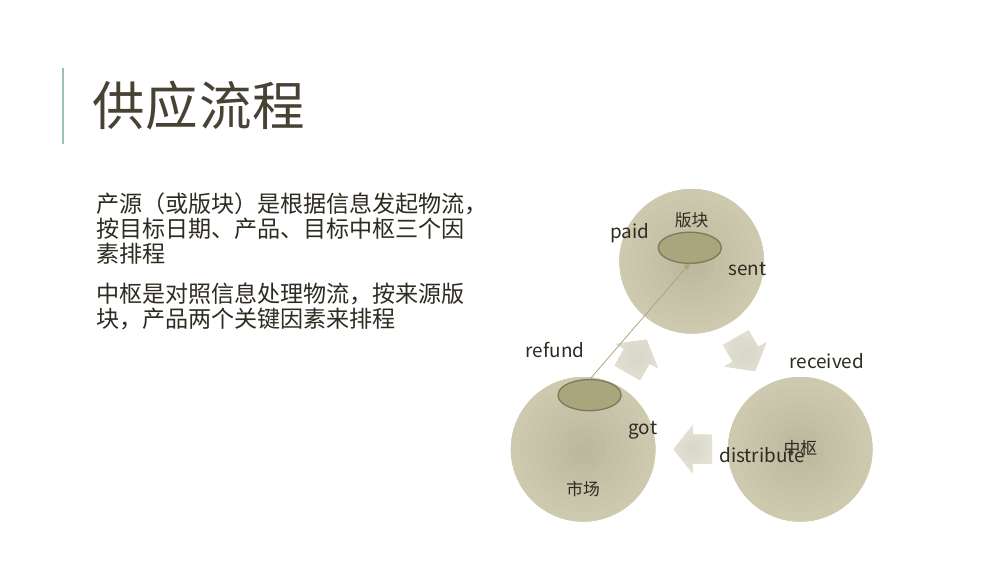
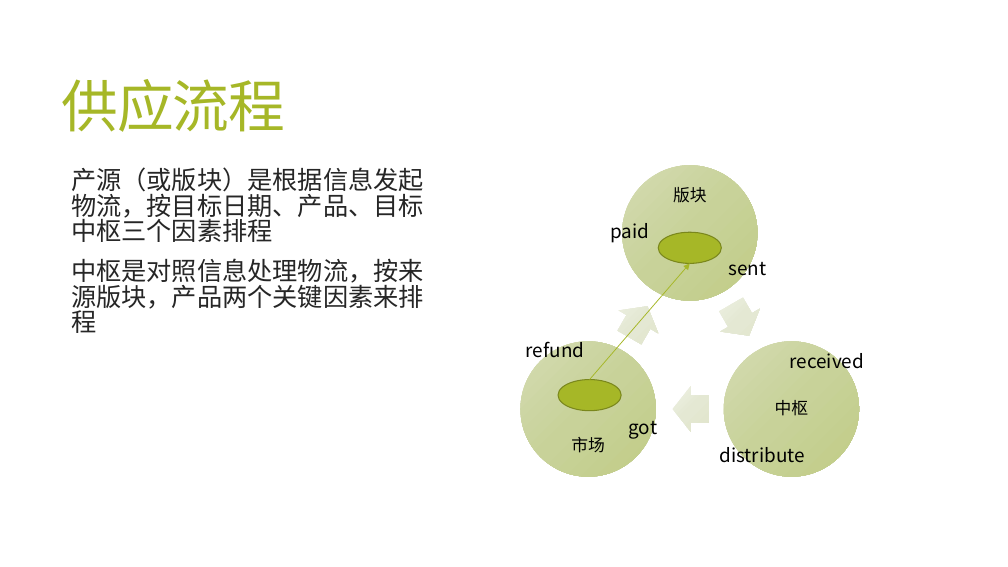
Before and after one commit to jzgi/chainsmart, a slide deck: slide 10 of Docs/品链供销平台.pptx. Drawn at 1008x567 pixels with LibreOffice and Linux fonts; fonts in the diff are those of the drawing. Boxes give left, top, right and bottom in pixels: in the first picture for what was removed or moved away, otherwise in the second. Text is boxed around its words. In the diff, an @@ line names an element or a change of style, - is before the commit and + after.

```diff
--- a/Docs/品链供销平台.pptx
+++ b/Docs/品链供销平台.pptx
@@ title "供应流程": place and size @@
-title "供应流程" at bbox=[92, 80, 305, 130]
+title "供应流程" at bbox=[62, 79, 285, 132]
@@ title "供应流程" at bbox=[62, 79, 285, 132]: size 50 to 54 pt, text colour #474233 to #A6B727, letter spacing 1 to -1.2 pt; line spacing 0.8 to 0.85 @@
@@ line removed from (63, 144) to (63, 68) @@
@@ text "产源（或版块）是根据信息发起物流，按目标日期、产品、目标中枢三个因素排程": place and size @@
-text "产源（或版块）是根据信息发起物流，按目标日期、产品、目标中枢三个因素排程" at bbox=[96, 192, 488, 330]
+text "产源（或版块）是根据信息发起物流，按目标日期、产品、目标中枢三个因素排程" at bbox=[71, 167, 424, 333]
@@ text "产源（或版块）是根据信息发起物流，按目标日期、产品、目标中枢三个因素排程" at bbox=[71, 167, 424, 333]: size 22 to 24 pt, text colour #2E2B21 to #262626; line spacing 0.9 to 0.85; less space between paragraphs @@
@@ ellipse: place and size @@
-ellipse at bbox=[619, 189, 764, 333]
+ellipse at bbox=[622, 166, 758, 301]
@@ text "版块": place and size @@
-text "版块" at bbox=[675, 212, 709, 228]
+text "版块" at bbox=[673, 187, 707, 203]
@@ ellipse at bbox=[659, 232, 722, 263]: fill #A9A57C to #A6B727; outline #7D7A5C 1.25 pt to #7B871D 1 pt @@
@@ arrow (590, 380) - (690, 263): stroke #A9A57C 0.75 pt to #A6B727 0.75 pt @@
@@ right arrow: place and size @@
-right arrow at bbox=[606, 328, 668, 386]
+right arrow at bbox=[610, 295, 668, 349]
@@ right arrow: place and size @@
-right arrow at bbox=[715, 325, 777, 383]
+right arrow at bbox=[712, 293, 769, 347]
@@ ellipse: place and size @@
-ellipse at bbox=[511, 377, 656, 522]
+ellipse at bbox=[520, 342, 656, 477]
@@ fill gradient #BBB89D to #D5D2B9 to gradient #D4DBB2 to #C8D29A to #C1CD86 in 3 elements at bbox=[622, 166, 758, 301], bbox=[520, 342, 656, 477], bbox=[724, 342, 859, 477] @@
@@ ellipse: place and size @@
-ellipse at bbox=[728, 377, 873, 522]
+ellipse at bbox=[724, 342, 859, 477]
@@ text "市场": place and size @@
-text "市场" at bbox=[566, 481, 600, 497]
+text "市场" at bbox=[571, 437, 605, 453]
@@ ellipse at bbox=[558, 380, 622, 411]: fill #A9A57C to #A6B727; outline #7D7A5C 1.25 pt to #7B871D 1 pt @@
@@ fill gradient #DAD8CC to #E7E5D8 to gradient #F0F3E7 to #E5E9D4 to #E2E7CC in 3 elements at bbox=[610, 295, 668, 349], bbox=[712, 293, 769, 347], bbox=[673, 386, 709, 432] @@
@@ right arrow: place and size @@
-right arrow at bbox=[674, 425, 712, 474]
+right arrow at bbox=[673, 386, 709, 432]
@@ text colour #2E2B21 to #000000 in 9 elements at bbox=[610, 219, 649, 244], bbox=[728, 256, 766, 281], bbox=[790, 349, 864, 374], bbox=[719, 442, 804, 467], bbox=[629, 415, 658, 440], bbox=[526, 338, 584, 363], bbox=[673, 187, 707, 203], bbox=[571, 437, 605, 453], bbox=[775, 400, 809, 416] @@
@@ text "中枢": place and size @@
-text "中枢" at bbox=[784, 440, 818, 459]
+text "中枢" at bbox=[775, 400, 809, 416]
```
Also in this commit, not shown: 31 other slides changed, 4 slides added, 17 other files.
